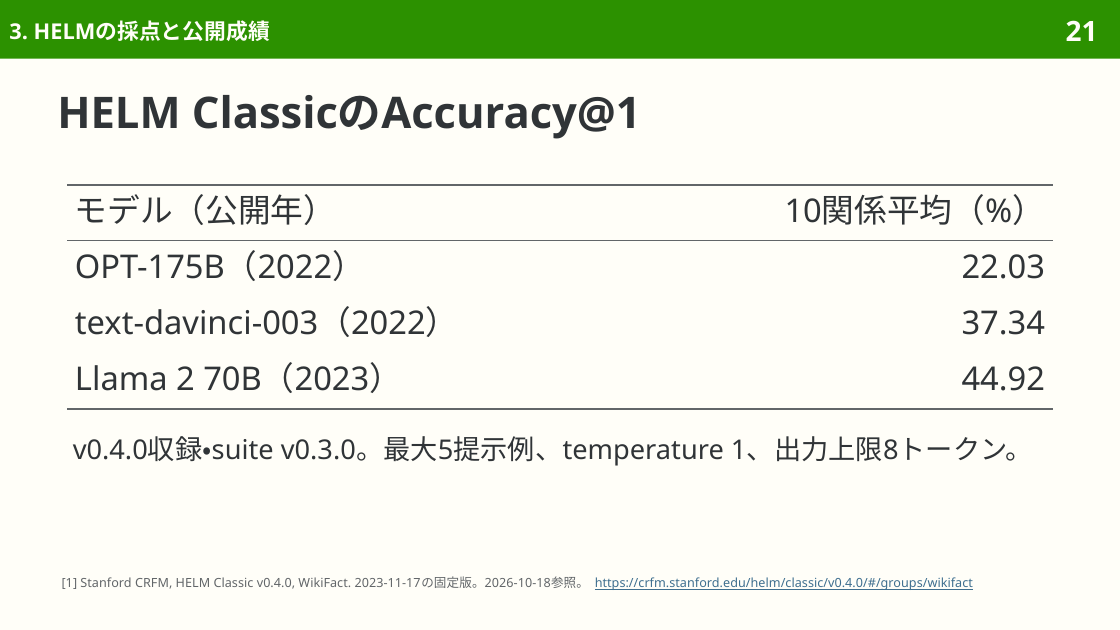
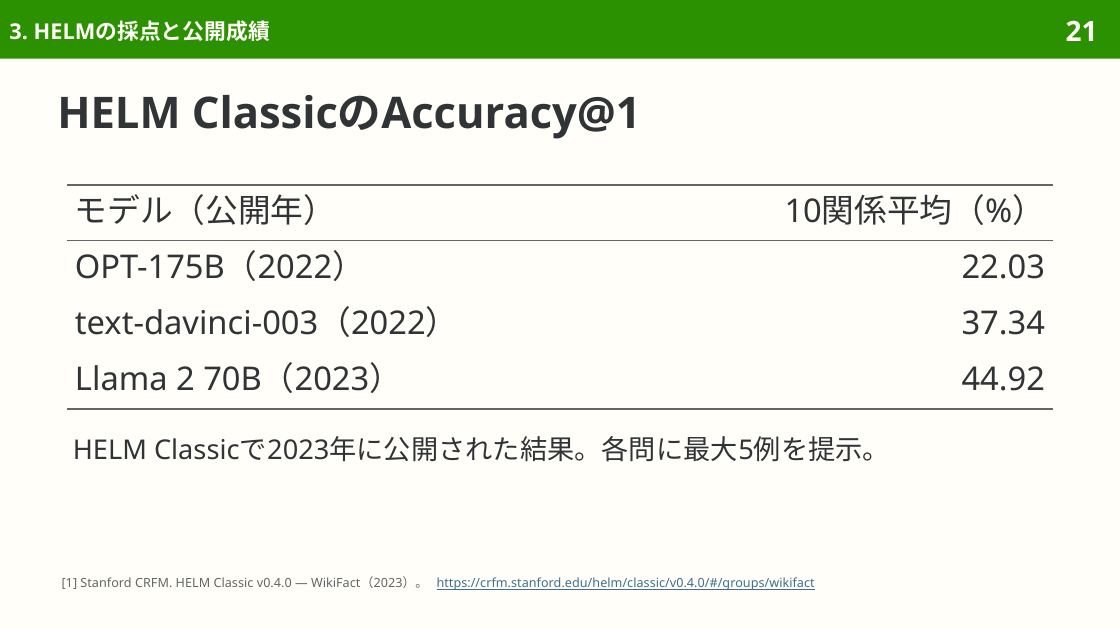
Before and after one commit to sasakiy84/datasets-in-10-minutes, a slide deck: slide 21 of slides/datasets-in-10-minutes-wikifact.pptx. Drawn at 1120x630 pixels with LibreOffice and Linux fonts; fonts in the diff are those of the drawing. Boxes give left, top, right and bottom in pixels: in the first picture for what was removed or moved away, otherwise in the second. Text is boxed around its words. In the diff, an @@ line names an element or a change of style, - is before the commit and + after.

Commit message:
Clarify WikiFact factual completion and verify HELM construction from Wikidata

```diff
--- a/slides/datasets-in-10-minutes-wikifact.pptx
+++ b/slides/datasets-in-10-minutes-wikifact.pptx
@@ text at <box>73,436,890,462</box>: text changed @@
-v0.4.0収録・suite v0.3.0。最大5提示例、temperature 1、出力上限8トークン。
+HELM Classicで2023年に公開された結果。各問に最大5例を提示。
@@ text at <box>62,576,815,590</box>: text changed; text colour #626669 to #3F6F8F @@
-[1] Stanford CRFM, HELM Classic v0.4.0, WikiFact. 2023-11-17の固定版。2026-10-18参照。 https://crfm.stanford.edu/helm/classic/v0.4.0/#/groups/wikifact
+[1] Stanford CRFM. HELM Classic v0.4.0 — WikiFact（2023）。 https://crfm.stanford.edu/helm/classic/v0.4.0/#/groups/wikifact
```
Also in this commit, not shown: 39 other slides changed, 2 slides removed, 42 other files.
